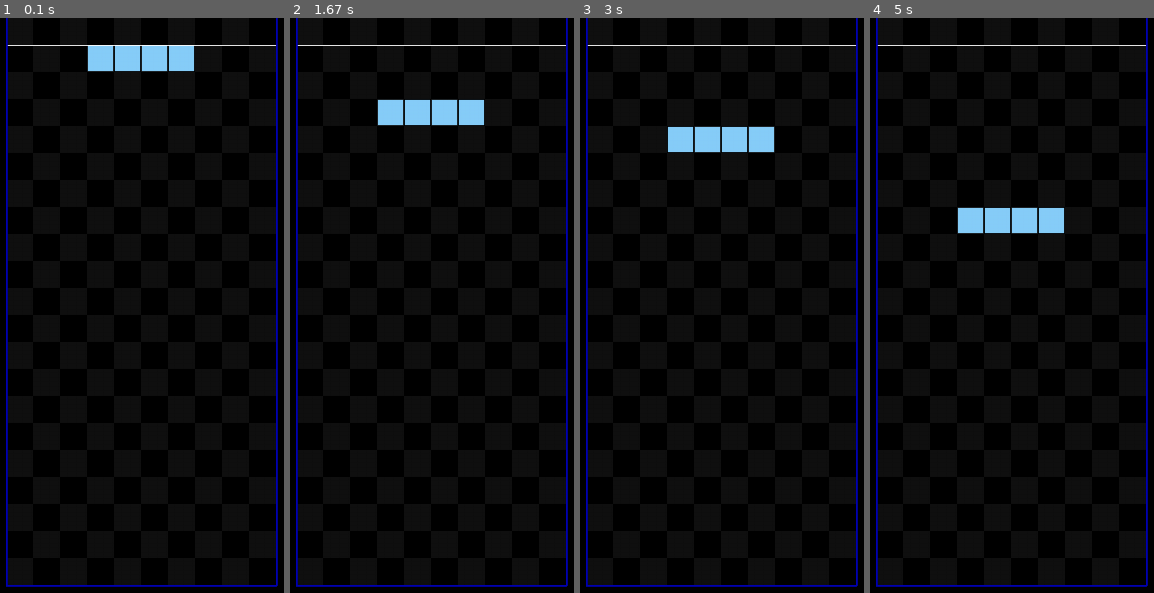
Above: before the commit, frames 1-4 (left to right).
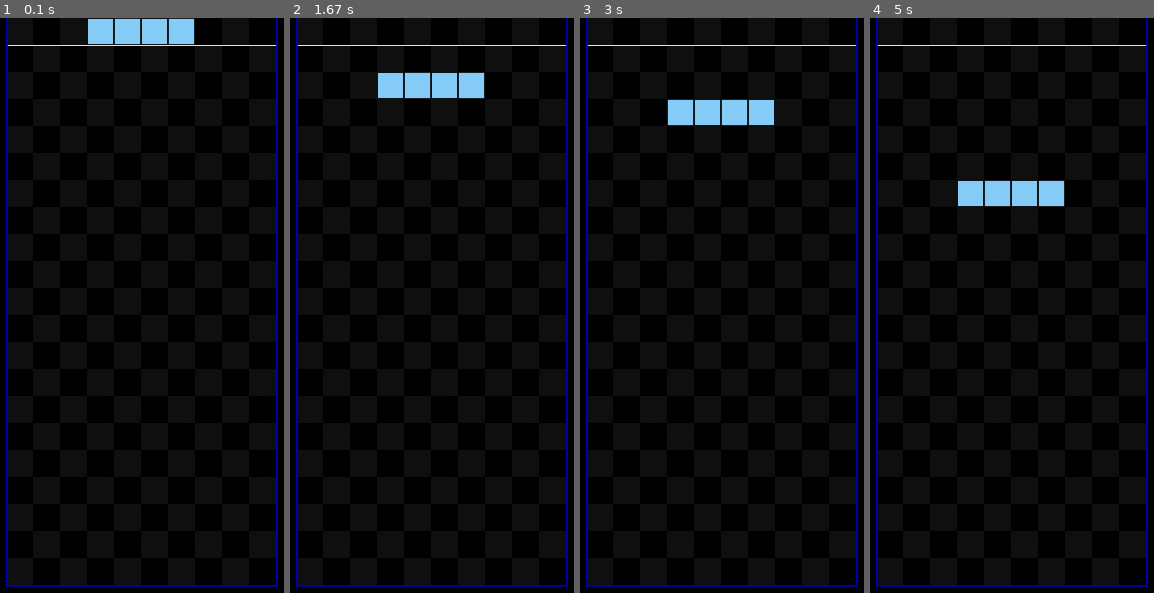
Above: after the commit, the same moments.

Repository: Potanu/Tetris_Python
Game: pygame game, started from Scripts/main.py
The game is run twice, just before and just after one commit, with the same random seed, the same clock (stepped at 60 frames per second) and the same inputs.
Inputs:
- Up to frame 1 (0.1 s): no input
- Up to frame 2 (1.67 s): no input
- Up to frame 3 (3 s): no input
- Up to frame 4 (5 s): no input

The runs differ from the first frame. In frame 1, 3.2% of the frame differs, in the area x 30-69%, y 0-10%; in frame 2, 3.2%; in frame 3, 3.2%; in frame 4, 3.3%, in the area x 30-69%, y 28-38%.

Commit message:
ミノの出現位置を変えるために縦のマス数定義を変更・一部ミノの配列を変更

Diff:
--- a/Scripts/Scenes/gameManager.py
+++ b/Scripts/Scenes/gameManager.py
@@ -61,7 +61,7 @@
 
         def check_fall():
             for y in reversed(range(0, len(mino_matrix))):
-                for x in range(0, len(mino_matrix)):
+                for x in range(0, len(mino_matrix[0])):
                     index_x = next_mino_grid[0] + x
                     index_y = next_mino_grid[1] + y
                     if mino_matrix[y][x] == [0]:
@@ -122,7 +122,7 @@
                     if mino_type <= enum.MinoType.NONE:
                         continue
                     pos_x = define.GAME_SCREEN_OFFSET[0] + define.BLOCK_SIZE[0] * x
-                    pos_y = define.GAME_SCREEN_OFFSET[1] + define.BLOCK_SIZE[1] * y
+                    pos_y = define.GAME_SCREEN_OFFSET[1] + define.BLOCK_SIZE[1] * y - define.BLOCK_SIZE[1]
                     block_tuple = (enum.ObjectType.OBJECT, 0, enum.DrawType.RECT, -1, define.MINO_COLOR_STR[mino_type],
                                 pygame.Rect(pos_x + 1, pos_y + 1, define.BLOCK_SIZE[0] - 2, define.BLOCK_SIZE[1] - 2), -1, -1, -1)
                     sceneManager.SceneManager().add_draw_queue(block_tuple)
--- a/Scripts/Scenes/gameScene.py
+++ b/Scripts/Scenes/gameScene.py
@@ -22,7 +22,7 @@
 
     def draw(self):
         grid_num_x = define.GRID_NUM[0] - 2
-        grid_num_y = define.GRID_NUM[1] - 1
+        grid_num_y = define.GRID_NUM[1] - 2
         offset_pos_x = define.GAME_SCREEN_OFFSET[0] + define.BLOCK_SIZE[0]
         offset_pos_y = define.GAME_SCREEN_OFFSET[1]
 
--- a/Scripts/Utilities/define.py
+++ b/Scripts/Utilities/define.py
@@ -8,7 +8,7 @@
 # ゲーム
 # =========================
 GAME_SCREEN_OFFSET = (320, 0) # ゲームフィールドのオフセット
-GRID_NUM = (12, 22)      # マスの数
+GRID_NUM = (12, 23)      # マスの数
 START_MINO_GRID = (4, 0) # ミノの出現位置（左上のマス）
 BLOCK_SIZE = (30, 30)    # ブロックサイズ
 DEFAULT_FALL_SPEED = 48  # 何フレーム間隔で降下するか
@@ -113,31 +113,31 @@
                 ]
 # J-ミノ
 MINO_J_MATRIX = [
-                    [[0], [1], [0]],
-                    [[0], [1], [0]],
-                    [[1], [1], [0]]
-                ],\
-                [
+                    [[0], [0], [0]],
                     [[1], [0], [0]],
                     [[1], [1], [1]],
                     [[0], [0], [0]]
-                ],[
+                ],\
+                [
+                    [[0], [0], [0]],
                     [[0], [1], [1]],
                     [[0], [1], [0]],
                     [[0], [1], [0]]
                 ],\
                 [
                     [[0], [0], [0]],
+                    [[0], [0], [0]],
                     [[1], [1], [1]],
                     [[0], [0], [1]]
+                ],\
+                [
+                    [[0], [0], [0]],
+                    [[0], [1], [0]],
+                    [[0], [1], [0]],
+                    [[1], [1], [0]]
                 ]
 # L-ミノ
 MINO_L_MATRIX = [
-                    [[0], [1], [0]],
-                    [[0], [1], [0]],
-                    [[0], [1], [1]]
-                ],\
-                [
                     [[0], [0], [0]],
                     [[1], [1], [1]],
                     [[1], [0], [0]]
@@ -151,24 +151,32 @@
                     [[0], [0], [1]],
                     [[1], [1], [1]],
                     [[0], [0], [0]]
+                ],\
+                [
+                    [[0], [1], [0]],
+                    [[0], [1], [0]],
+                    [[0], [1], [1]]
                 ]
 # T-ミノ
-MINO_T_MATRIX = [
+MINO_T_MATRIX = [   [[0], [0], [0]],
                     [[0], [1], [0]],
                     [[1], [1], [1]],
                     [[0], [0], [0]]
                 ],\
                 [
+                    [[0], [0], [0]],
                     [[0], [1], [0]],
                     [[0], [1], [1]],
                     [[0], [1], [0]]
                 ],\
                 [
                     [[0], [0], [0]],
+                    [[0], [0], [0]],
                     [[1], [1], [1]],
                     [[0], [1], [0]]
                 ],\
                 [
+                    [[0], [0], [0]],
                     [[0], [1], [0]],
                     [[1], [1], [0]],
                     [[0], [1], [0]]
